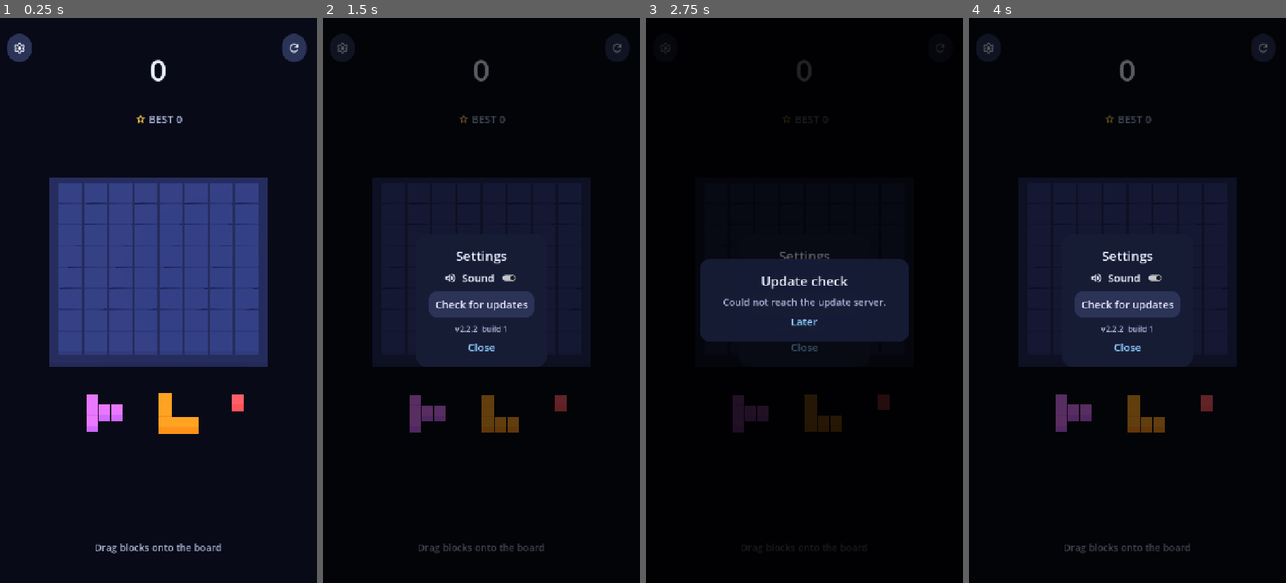
Above: before the commit, frames 1-4 (left to right).
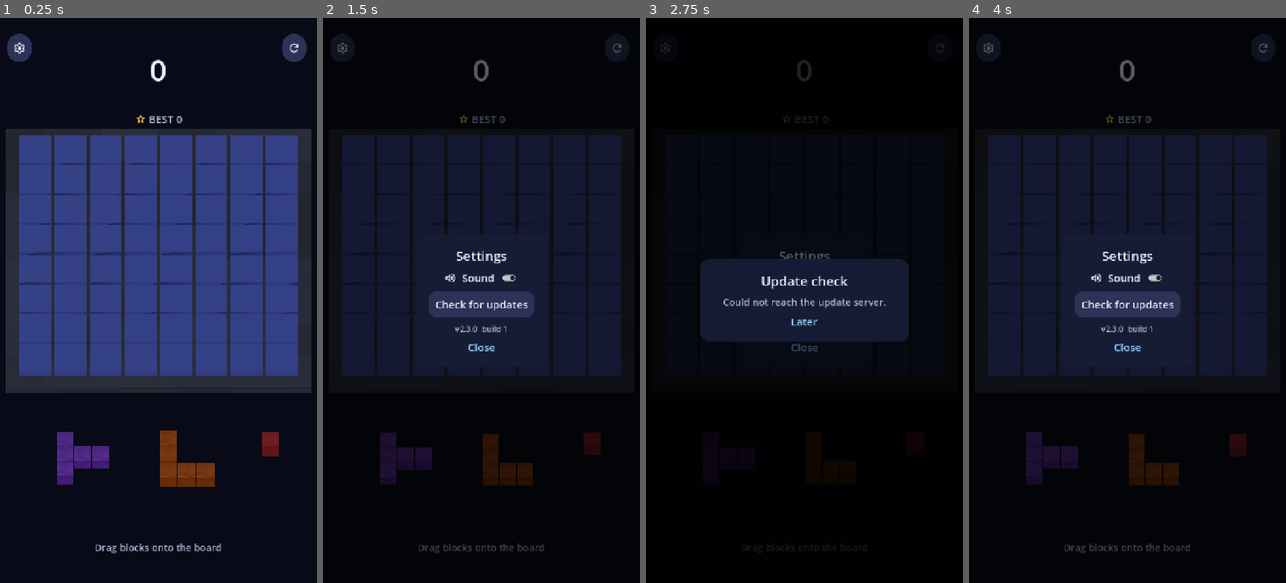
Above: after the commit, the same moments.

Repository: Matko802/blockshark
Game: Godot game, scene res://scenes/main.tscn
Two runs of this game, one before a commit and one after it. Both use one fixed random seed, a clock stepped at 60 frames per second and the inputs below.
Inputs:
- Up to frame 1 (0.25 s): no input
- Up to frame 2 (1.5 s): click "" at 0.5 s; click "" at 1.25 s
- Up to frame 3 (2.75 s): click "Check for updates" at 2 s
- Up to frame 4 (4 s): click "Later" at 2.75 s; click "" at 3.5 s

The runs differ from the first frame. In frame 1, 33% of the frame differs, in the area x 1-99%, y 19-83%; in frame 2, 18%; in frame 3, 1.0%; in frame 4, 18%.

Commit message:
Grab-point drag like Block Blast, bigger board, GodotCraft textures, version 2.3.0

Diff:
--- a/scenes/main.tscn
+++ b/scenes/main.tscn
@@ -19,7 +19,7 @@
 
 [node name="Camera3D" type="Camera3D" parent="."]
 projection = 1
-size = 12.6
+size = 9.0
 keep_aspect = 0
 
 [node name="Sun" type="DirectionalLight3D" parent="."]
--- a/scripts/drag_controller.gd
+++ b/scripts/drag_controller.gd
@@ -6,6 +6,7 @@
 var main
 var dragging := -1
 var drag_node: Node3D
+var grab_offset := Vector3.ZERO
 
 const DRAG_Y = 1.5
 
@@ -41,6 +42,12 @@
 	var plane := Plane(Vector3.UP, 0.0)
 	return plane.intersects_ray(from, dir)
 
+func drag_plane_point(screen_pos: Vector2):
+	var from := camera.project_ray_origin(screen_pos)
+	var dir := camera.project_ray_normal(screen_pos)
+	var plane := Plane(Vector3.UP, DRAG_Y)
+	return plane.intersects_ray(from, dir)
+
 func begin_drag(screen_pos: Vector2) -> void:
 	var hit := ray_hit(screen_pos)
 	if hit.is_empty():
@@ -60,6 +67,15 @@
 	dragging = idx
 	drag_node = node
 	main.on_pickup(idx)
+	grab_offset = Vector3.ZERO
+	var p0 = plane_point(screen_pos)
+	if p0 != null:
+		var pt0: Vector3 = p0
+		var shape0: Dictionary = piece["shape"]
+		var w0: int = shape0["w"]
+		var h0: int = shape0["h"]
+		var center0 := Vector3(node.position.x + w0 * 0.5, 0.0, node.position.z + h0 * 0.5)
+		grab_offset = center0 - Vector3(pt0.x, 0.0, pt0.z)
 	move_drag(screen_pos)
 
 func move_drag(screen_pos: Vector2) -> void:
@@ -69,7 +85,16 @@
 	if p == null:
 		return
 	var pt: Vector3 = p
-	drag_node.position = Vector3(pt.x, DRAG_Y, pt.z)
+	var q = drag_plane_point(screen_pos)
+	var piece: Dictionary = state.tray[dragging]
+	var shape: Dictionary = piece["shape"]
+	var w: int = shape["w"]
+	var h: int = shape["h"]
+	if q != null:
+		var qc: Vector3 = q
+		drag_node.position = Vector3(qc.x + grab_offset.x - w * 0.5, DRAG_Y, qc.z + grab_offset.z - h * 0.5)
+	else:
+		drag_node.position = Vector3(pt.x + grab_offset.x - w * 0.5, DRAG_Y, pt.z + grab_offset.z - h * 0.5)
 	main.on_drag_preview(dragging, pt)
 
 func end_drag(screen_pos: Vector2) -> void:
@@ -78,6 +103,7 @@
 	var idx := dragging
 	dragging = -1
 	drag_node = null
+	grab_offset = Vector3.ZERO
 	var p = plane_point(screen_pos)
 	var anchor := Vector2i(-99, -99)
 	if p != null:
--- a/scripts/main.gd
+++ b/scripts/main.gd
@@ -8,7 +8,7 @@
 var state: GameState
 var tray_nodes: Array = []
 var time := 0.0
-var app_version := "2.2.2"
+var app_version := "2.3.0"
 var app_code := 0
 
 @onready var board: BoardView = $Board
@@ -59,7 +59,7 @@
 func fit_camera() -> void:
 	var vs := get_viewport().get_visible_rect().size
 	var aspect := vs.x / maxf(vs.y, 1.0)
-	camera.size = maxf(12.6, 16.5 * aspect)
+	camera.size = maxf(9.0, 12.0 * aspect)
 
 func slot_pos(i: int) -> Vector3:
 	return Vector3(TRAY_X[i], TRAY_Y, TRAY_Z)
--- a/scripts/materials.gd
+++ b/scripts/materials.gd
@@ -1,5 +1,8 @@
 extends RefCounted
 class_name Mats
+
+const STONE: Texture2D = preload("res://assets/textures/stone.png")
+const BEDROCK: Texture2D = preload("res://assets/textures/bedrock.png")
 
 const COLORS = [
 	Color(0.94, 0.27, 0.27),
@@ -31,6 +34,8 @@
 	if _mats[i] == null:
 		var m := StandardMaterial3D.new()
 		m.albedo_color = COLORS[i % COLORS.size()]
+		m.albedo_texture = STONE
+		m.texture_filter = BaseMaterial3D.TEXTURE_FILTER_NEAREST
 		m.roughness = 0.35
 		m.metallic = 0.05
 		_mats[i] = m
@@ -52,6 +57,8 @@
 static func unique_color(i: int) -> StandardMaterial3D:
 	var m := StandardMaterial3D.new()
 	m.albedo_color = COLORS[i % COLORS.size()]
+	m.albedo_texture = STONE
+	m.texture_filter = BaseMaterial3D.TEXTURE_FILTER_NEAREST
 	m.roughness = 0.35
 	m.metallic = 0.05
 	m.transparency = BaseMaterial3D.TRANSPARENCY_ALPHA
@@ -67,7 +74,9 @@
 static func base() -> StandardMaterial3D:
 	if _base_mat == null:
 		_base_mat = StandardMaterial3D.new()
-		_base_mat.albedo_color = Color(0.08, 0.10, 0.22)
+		_base_mat.albedo_color = Color(0.55, 0.58, 0.72)
+		_base_mat.albedo_texture = BEDROCK
+		_base_mat.texture_filter = BaseMaterial3D.TEXTURE_FILTER_NEAREST
 		_base_mat.roughness = 0.9
 	return _base_mat
 
--- a/scripts/updater.gd
+++ b/scripts/updater.gd
@@ -4,7 +4,7 @@
 
 var main
 var hud
-var current := "2.2.2"
+var current := "2.3.0"
 var http: HTTPRequest
 var pending_silent := false
 var pending_tag := ""
--- a/version.cfg
+++ b/version.cfg
@@ -1,3 +1,3 @@
 [app]
-version_name="2.2.2"
+version_name="2.3.0"
 version_code=1
Binary file added: assets/textures/bedrock.png
Not shown, added: assets/textures/bedrock.png.import
Binary file added: assets/textures/stone.png
Not shown, added: assets/textures/stone.png.import
Not shown, changed: export_presets.cfg
Not shown, changed: .github/workflows/build.yml
